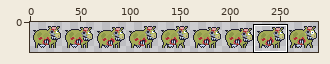
File history of a sprite sheet, gfx/cow_zombie.png. The picture above shows the old version from afar; the outline marks the close-up.
Close-up. Before the edit:
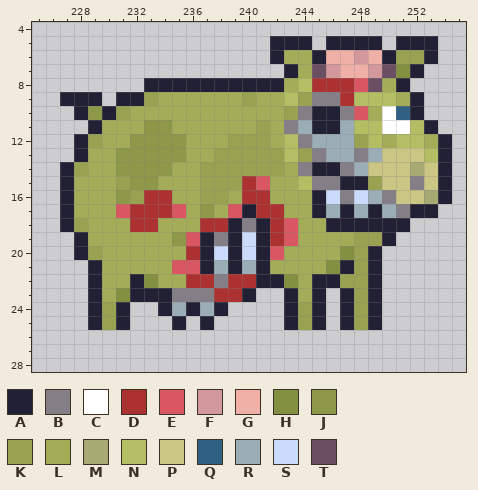
The file is 288x32 pixels. Shown: x 225..255, y 4..28. The wide view leaves out empty margins. The commit also changed other parts of the picture, which this record leaves out.
Palette (. is transparent): A #222034  B #847e87  C #ffffff  D #ac3232  E #d95763  F #d2989c  G #f0b0a8  H #839042  J #8d9849  K #99a251  L #a4ac57  M #a8aa74  N #b4be62  P #cbc683  Q #306082  R #9badb7  S #cbdbfc  T #6a4e61
Pixels before, first column x 227:
 5 ...............AAA.AAAA.AAA.
 6 ...............ALLAGGFGAKKA.
 7 ................ALTFGGFTHA..
 8 ......AAAAAAAAAALNDDDETLA...
 9 AAA.AAKLLLLLLKLLNKBBDNNNLA..
10 .AJAKLLLLLLLLLLLKBAABELCQA..
11 ..ALLLJJLLLLLLKLBRAARNNCCNA.
12 .AKLLJJJJLLLKKKLNBRRRKNLNNLA
13 .ALLJJJJJLLKKKKKNKBRRBRPPPNA
14 AKLLJJJJLLKKKKKKLBAABRPPPMPA
15 ALLLKJJLLLKKKDELLNBBAAKPPBPA
16 ALLLJKDDLLKKLDDLLLASBSRBPPMA
17 ALLLEDDDELJLEADDLLARARARBAA.
18 AKLLLDDLLLDDABADELLAAAAAA...
19 .ALLLLLLJEABASADELLLLKKA....
20 .AKLLLLLLDASASAELLLLHKA.....
21 ..ALLLLLEEARARALLLLHAKA.....
22 ..ALLAHLLDDBDDAAHLAAKKA.....
23 ..ALHAAABBBDDA..ALA.AKA.....
24 ..AKA..ARARA....AKA.AKA.....
25 ..AKA...A.A.....AKA.AKA.....
The same view after the edit:
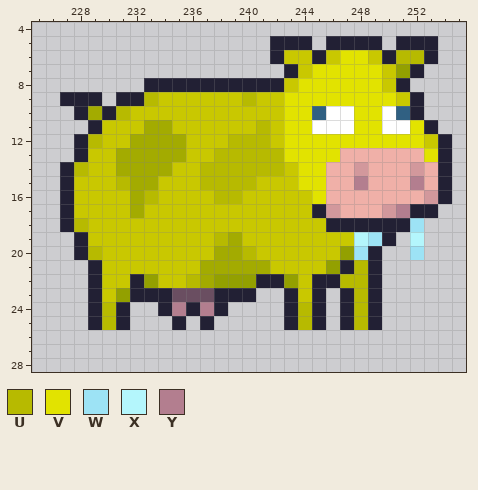
Colours new in this view: U #b7ba00  V #e2e300  W #9de3f5  X #b4f6fc  Y #b37e8f
The edit:
colour H: #839042 -> #93a000
colour J: #8d9849 -> #a3ab00
colour L: #a4ac57 -> #c9c800
y 6: x 246..249 GGFG -> LVVL; x 251..252 KK -> UU
y 7: x 245..250 TFGGFT -> VVVVVL
y 8: x 244..249 NDDDET -> VVVVVV
y 9: x 233 K -> U; x 240 K -> U; x 243..250 NKBBDNNN -> VVVVVVVV
y 10: x 231 K -> U; x 243..249 KBAABEL -> VVQCCVV
y 11: x 241 K -> U; x 243..249 BRAARNN -> VVCCCVV; x 252 N -> V
y 12: x 229 K -> U; x 239..241 KKK -> UUU; x 243..252 NBRRRKNLNN -> VVVVVVVVVV
y 13: x 238..253 KKKKKNKBRRBRPPPN -> UUUUUVVVVGGGGGGV
y 14: x 228 K -> U; x 237..242 KKKKKK -> UUUUUU; x 244..253 BAABRPPPMP -> VVGGFGGGFG
y 15: x 231 K -> U; x 237..241 KKKDE -> UUUUL; x 244..253 NBBAAKPPBP -> VVGGYGGGYG
y 16: x 231..234 JKDD -> LJUL; x 237..241 KKLDD -> LUULL; x 245..253 ASBSRBPPM -> VGGGGGGGF
y 17: x 231..235 EDDDE -> LJLLL; x 237 J -> L; x 239..242 EADD -> LLLL; x 246..251 RARARB -> FGGGFY
y 18: x 228 K -> U; x 232..233 DD -> LL; x 237..243 DDABADE -> LLLLLLL; x 252 . -> W
y 19: x 235..243 JEABASADE -> LLLUJLLLL; x 248..249 KK -> XW; x 252 . -> X
y 20: x 229 K -> U; x 236..242 DASASAE -> LLJJULL; x 248 K -> W; x 252 . -> W
y 21: x 235..241 EEARARA -> LLJJJJJ; x 248 K -> U
y 22: x 236..240 DDBDD -> UJHHH; x 247..248 KK -> UU
y 23: x 235..239 BBBDD -> TTTAA; x 248 K -> U
y 24: x 230 K -> U; x 235 R -> Y; x 237 R -> Y; x 244 K -> U; x 248 K -> U
y 25: x 230 K -> U; x 244 K -> U; x 248 K -> U
Boxes around the changes in both close-ups, in picture pixels (x1, y1, x2, y2):
changed: (74, 50, 438, 330)
